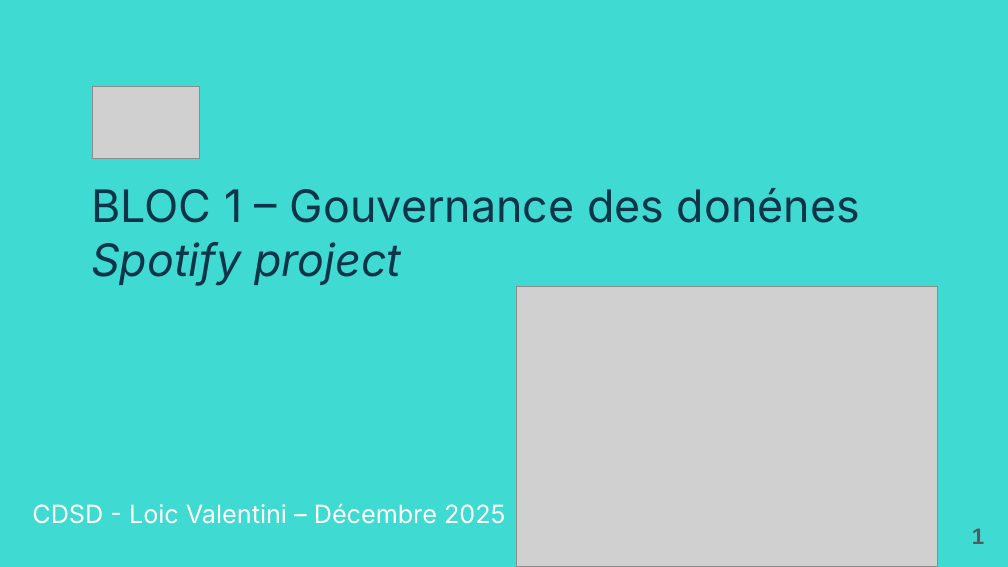
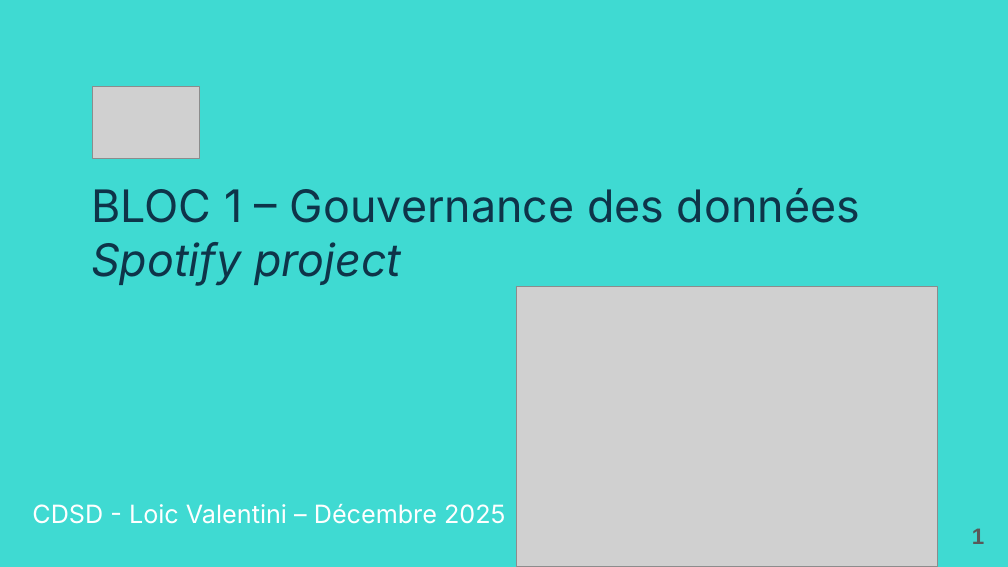
Before and after one commit to LoicV17/LoicValentini_Jedha_Certifications, a slide deck: slide 1 of AIA_Architecte_Intelligence_Artificielle/Bloc_1_Gouvernance_Donnees/Presentation/Bloc1_AIA_Loic_Valentini.pptx. Drawn at 1008x567 pixels with LibreOffice and Linux fonts; fonts in the diff are those of the drawing; grey boxes stand for pictures. Boxes give left, top, right and bottom in pixels: in the first picture for what was removed or moved away, otherwise in the second. Text is boxed around its words. In the diff, an @@ line names an element or a change of style, - is before the commit and + after.

```diff
--- a/AIA_Architecte_Intelligence_Artificielle/Bloc_1_Gouvernance_Donnees/Presentation/Bloc1_AIA_Loic_Valentini.pptx
+++ b/AIA_Architecte_Intelligence_Artificielle/Bloc_1_Gouvernance_Donnees/Presentation/Bloc1_AIA_Loic_Valentini.pptx
@@ title at (91, 188, 860, 286): text changed @@
-BLOC 1 – Gouvernance des donénes
-Spotify project
+BLOC 1 – Gouvernance des données
+Spotify project
```
Also in this commit, not shown: 57 other files.
